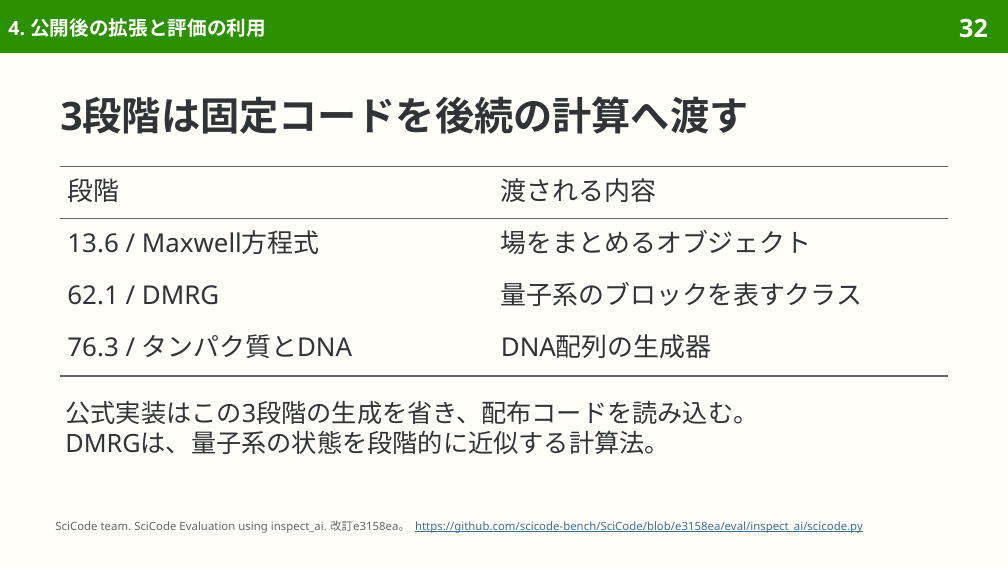
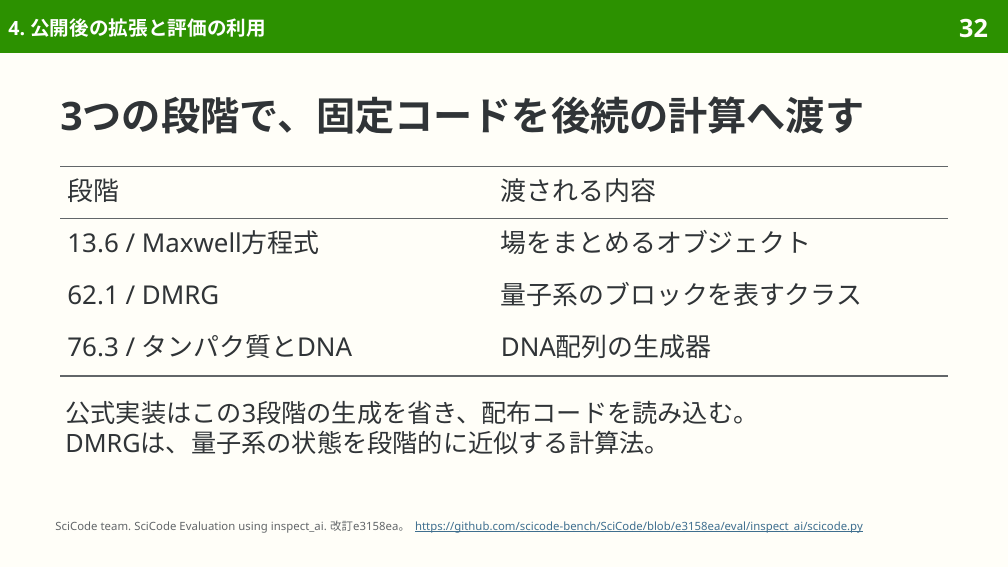
Before and after one commit to sasakiy84/datasets-in-10-minutes, a slide deck: slide 32 of slides/datasets-in-10-minutes-scicode.pptx. Drawn at 1008x567 pixels with LibreOffice and Linux fonts; fonts in the diff are those of the drawing. Boxes give left, top, right and bottom in pixels: in the first picture for what was removed or moved away, otherwise in the second. Text is boxed around its words. In the diff, an @@ line names an element or a change of style, - is before the commit and + after.

```diff
--- a/slides/datasets-in-10-minutes-scicode.pptx
+++ b/slides/datasets-in-10-minutes-scicode.pptx
@@ title at (60,96,864,134): text changed @@
-3段階は固定コードを後続の計算へ渡す
+3つの段階で、固定コードを後続の計算へ渡す
```
Also in this commit, not shown: 10 other slides changed, 7 other files.
